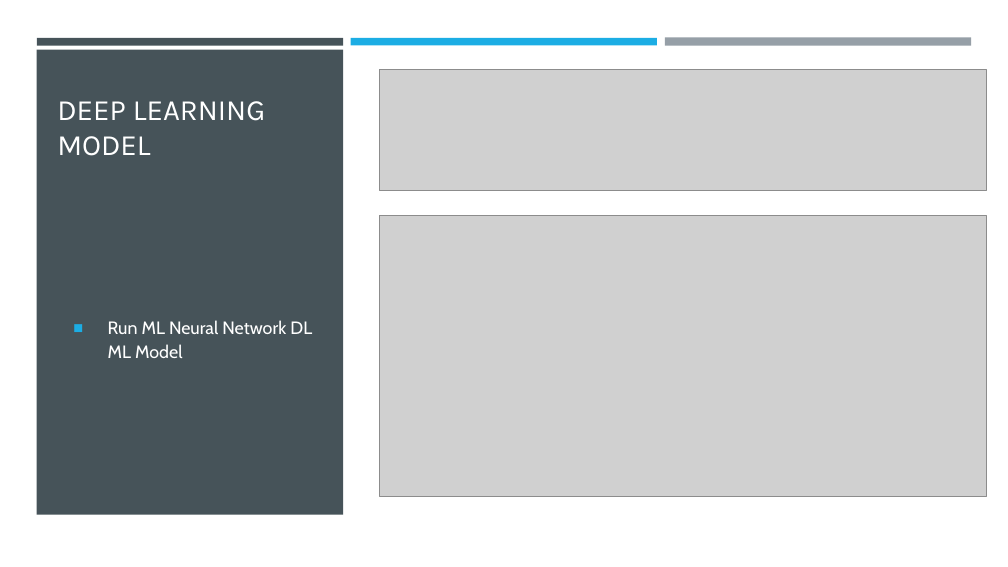
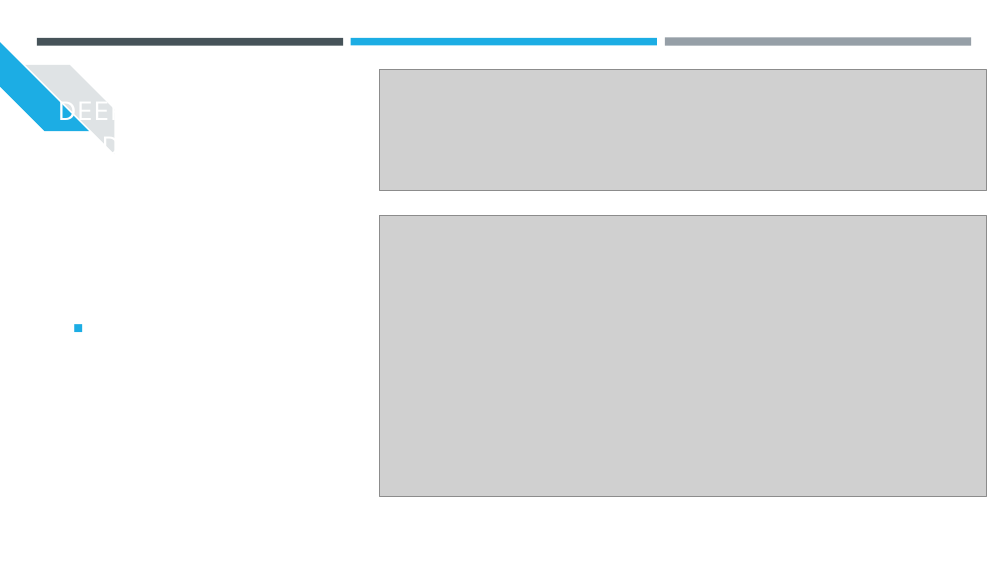
Before and after one commit to srthirum1/Final_Group_Project, a slide deck: slide 17 of Final_Project/CA Housing Prices Analysis.pptx (slide 10 before the commit). Drawn at 1008x567 pixels with LibreOffice and Linux fonts; fonts in the diff are those of the drawing; grey boxes stand for pictures. Boxes give left, top, right and bottom in pixels: in the first picture for what was removed or moved away, otherwise in the second. Text is boxed around its words. In the diff, an @@ line names an element or a change of style, - is before the commit and + after.

```diff
--- a/Final_Project/CA Housing Prices Analysis.pptx
+++ b/Final_Project/CA Housing Prices Analysis.pptx
@@ background #000000 to #FFFFFF @@
@@ rectangle removed at (0, 0, 1008, 567) @@
@@ rectangle removed at (36, 50, 343, 515) @@
@@ diag stripe added at (25, 65, 114, 154), fill #DFE3E5 @@
@@ text removed at (108, 320, 312, 358) @@
-■ Run ML Neural Network DL ML Model
```
Also in this commit, not shown: 7 other slides changed, 2 slides added, 1 slide removed, 1 other file.
